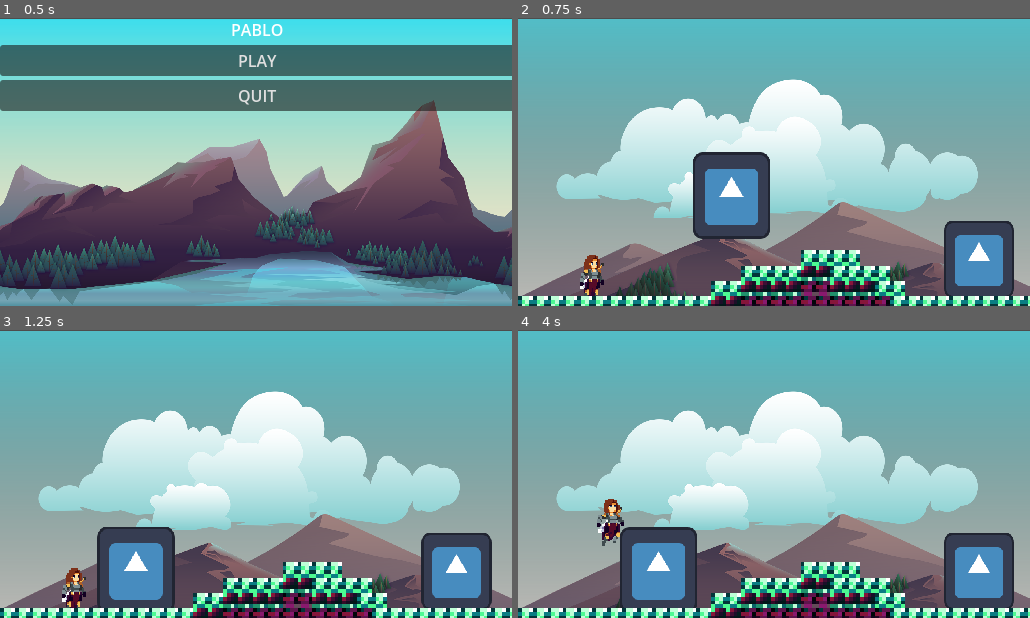
Above: before the commit, frames 1-4 (two rows, left to right).
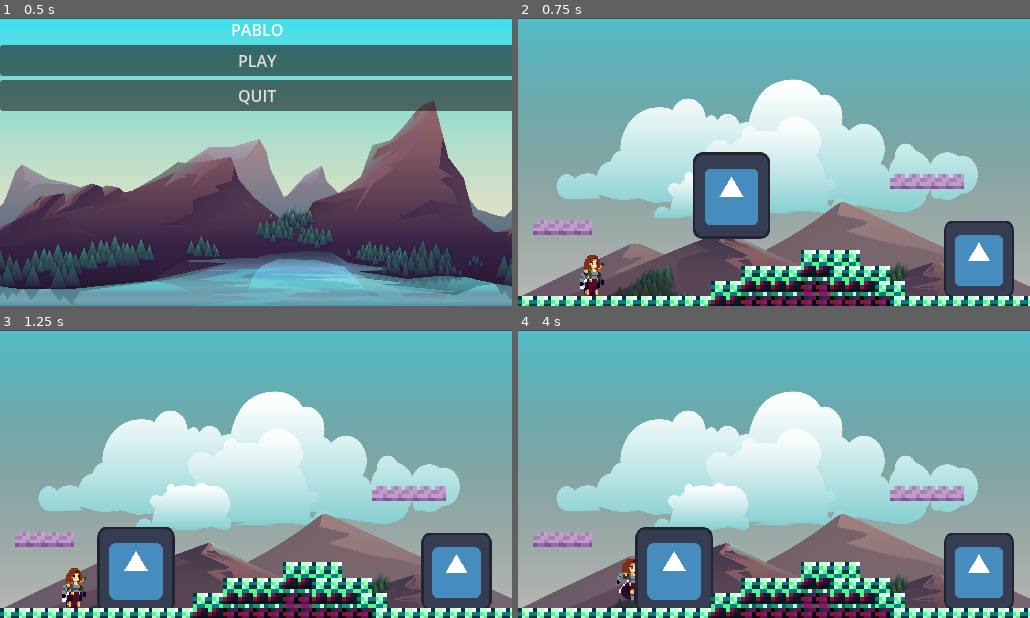
Above: after the commit, the same moments.

Repository: BaoQui/Pablo-s-Adventure
Game: Godot game, scene res://main_menu.tscn
Two runs of this game, one before a commit and one after it. Both use one fixed random seed, a clock stepped at 60 frames per second and the inputs below. The engine's default icon, where the game draws it, is replaced by a stand-in: a white triangle on a blue panel in a dark square.
Inputs:
- Up to frame 1 (0.5 s): no input
- Up to frame 2 (0.75 s): click "PLAY" at 0.5 s
- Up to frame 3 (1.25 s): no input
- Up to frame 4 (4 s): tap Enter (ui_accept) at 1.25, 1.52, 2.27, 3.77 s; hold Right (ui_right) 1.28-2.78 s; hold Left (ui_left) 2.78-3.53 s; hold Right (ui_right) from 3.53 s (still down)

Frame 1 is identical in both runs. In frame 2, 1.3% of the frame differs, in the area x 2-88%, y 54-76%; in frame 3, 1.3%; in frame 4, 4.7%, in the area x 2-88%, y 54-97%.

Commit message:
Update player.tscn

Diff:
--- a/player.tscn
+++ b/player.tscn
@@ -48,6 +48,7 @@
 [ext_resource type="Texture2D" uid="uid://gxmq6j52td8a" path="res://Assets/game_background_2/layers/clouds_3.png" id="44_bfour"]
 [ext_resource type="Texture2D" uid="uid://csem2xvryjxo4" path="res://Assets/game_background_2/layers/rocks_2.png" id="46_8gr2b"]
 [ext_resource type="Texture2D" uid="uid://b7bs4kjhgljma" path="res://Assets/5. Mine Tileset - Starter Pack 16p/Mine_Tileset_1B_16.png" id="48_vl8ci"]
+[ext_resource type="Texture2D" uid="uid://4aulsgxed2xl" path="res://Assets/5. Mine Tileset - Starter Pack 16p/Mine_Tileset_1B_Background_16.png" id="49_ieltc"]
 
 [sub_resource type="SpriteFrames" id="SpriteFrames_xry5e"]
 animations = [{
@@ -597,6 +598,400 @@
 physics_layer_0/collision_layer = 1
 sources/1 = SubResource("TileSetAtlasSource_ieltc")
 
+[sub_resource type="TileSetAtlasSource" id="TileSetAtlasSource_fddr8"]
+texture = ExtResource("49_ieltc")
+texture_region_size = Vector2i(4, 4)
+0:0/0 = 0
+0:0/0/physics_layer_0/polygon_0/points = PackedVector2Array(-2, -2, 2, -2, 2, -0.859628, -2, -0.916936)
+1:0/0 = 0
+2:0/0 = 0
+3:0/0 = 0
+4:0/0 = 0
+5:0/0 = 0
+6:0/0 = 0
+7:0/0 = 0
+8:0/0 = 0
+9:0/0 = 0
+10:0/0 = 0
+11:0/0 = 0
+12:0/0 = 0
+13:0/0 = 0
+14:0/0 = 0
+15:0/0 = 0
+16:0/0 = 0
+17:0/0 = 0
+18:0/0 = 0
+19:0/0 = 0
+20:0/0 = 0
+21:0/0 = 0
+22:0/0 = 0
+23:0/0 = 0
+0:1/0 = 0
+1:1/0 = 0
+2:1/0 = 0
+3:1/0 = 0
+4:1/0 = 0
+5:1/0 = 0
+6:1/0 = 0
+7:1/0 = 0
+8:1/0 = 0
+9:1/0 = 0
+10:1/0 = 0
+11:1/0 = 0
+12:1/0 = 0
+13:1/0 = 0
+14:1/0 = 0
+15:1/0 = 0
+16:1/0 = 0
+17:1/0 = 0
+18:1/0 = 0
+19:1/0 = 0
+20:1/0 = 0
+21:1/0 = 0
+22:1/0 = 0
+23:1/0 = 0
+0:2/0 = 0
+1:2/0 = 0
+2:2/0 = 0
+3:2/0 = 0
+4:2/0 = 0
+5:2/0 = 0
+6:2/0 = 0
+7:2/0 = 0
+8:2/0 = 0
+9:2/0 = 0
+10:2/0 = 0
+11:2/0 = 0
+12:2/0 = 0
+13:2/0 = 0
+14:2/0 = 0
+15:2/0 = 0
+16:2/0 = 0
+17:2/0 = 0
+18:2/0 = 0
+19:2/0 = 0
+20:2/0 = 0
+21:2/0 = 0
+22:2/0 = 0
+23:2/0 = 0
+0:3/0 = 0
+1:3/0 = 0
+2:3/0 = 0
+3:3/0 = 0
+4:3/0 = 0
+5:3/0 = 0
+6:3/0 = 0
+7:3/0 = 0
+8:3/0 = 0
+9:3/0 = 0
+10:3/0 = 0
+11:3/0 = 0
+12:3/0 = 0
+13:3/0 = 0
+14:3/0 = 0
+15:3/0 = 0
+16:3/0 = 0
+17:3/0 = 0
+18:3/0 = 0
+19:3/0 = 0
+20:3/0 = 0
+21:3/0 = 0
+22:3/0 = 0
+23:3/0 = 0
+0:4/0 = 0
+1:4/0 = 0
+2:4/0 = 0
+3:4/0 = 0
+4:4/0 = 0
+5:4/0 = 0
+6:4/0 = 0
+7:4/0 = 0
+8:4/0 = 0
+9:4/0 = 0
+10:4/0 = 0
+11:4/0 = 0
+12:4/0 = 0
+13:4/0 = 0
+14:4/0 = 0
+15:4/0 = 0
+16:4/0 = 0
+17:4/0 = 0
+18:4/0 = 0
+19:4/0 = 0
+20:4/0 = 0
+21:4/0 = 0
+22:4/0 = 0
+23:4/0 = 0
+0:5/0 = 0
+1:5/0 = 0
+2:5/0 = 0
+3:5/0 = 0
+4:5/0 = 0
+5:5/0 = 0
+6:5/0 = 0
+7:5/0 = 0
+8:5/0 = 0
+9:5/0 = 0
+10:5/0 = 0
+11:5/0 = 0
+12:5/0 = 0
+13:5/0 = 0
+14:5/0 = 0
+15:5/0 = 0
+16:5/0 = 0
+17:5/0 = 0
+18:5/0 = 0
+19:5/0 = 0
+20:5/0 = 0
+21:5/0 = 0
+22:5/0 = 0
+23:5/0 = 0
+0:6/0 = 0
+1:6/0 = 0
+2:6/0 = 0
+3:6/0 = 0
+4:6/0 = 0
+5:6/0 = 0
+6:6/0 = 0
+7:6/0 = 0
+8:6/0 = 0
+9:6/0 = 0
+10:6/0 = 0
+11:6/0 = 0
+12:6/0 = 0
+13:6/0 = 0
+14:6/0 = 0
+15:6/0 = 0
+16:6/0 = 0
+17:6/0 = 0
+18:6/0 = 0
+19:6/0 = 0
+20:6/0 = 0
+21:6/0 = 0
+22:6/0 = 0
+23:6/0 = 0
+0:7/0 = 0
+1:7/0 = 0
+2:7/0 = 0
+3:7/0 = 0
+4:7/0 = 0
+5:7/0 = 0
+6:7/0 = 0
+7:7/0 = 0
+8:7/0 = 0
+9:7/0 = 0
+10:7/0 = 0
+11:7/0 = 0
+12:7/0 = 0
+13:7/0 = 0
+14:7/0 = 0
+15:7/0 = 0
+16:7/0 = 0
+17:7/0 = 0
+18:7/0 = 0
+19:7/0 = 0
+20:7/0 = 0
+21:7/0 = 0
+22:7/0 = 0
+23:7/0 = 0
+0:8/0 = 0
+1:8/0 = 0
+2:8/0 = 0
+3:8/0 = 0
+4:8/0 = 0
+5:8/0 = 0
+6:8/0 = 0
+7:8/0 = 0
+8:8/0 = 0
+9:8/0 = 0
+10:8/0 = 0
+11:8/0 = 0
+12:8/0 = 0
+13:8/0 = 0
+14:8/0 = 0
+15:8/0 = 0
+16:8/0 = 0
+17:8/0 = 0
+18:8/0 = 0
+19:8/0 = 0
+20:8/0 = 0
+21:8/0 = 0
+22:8/0 = 0
+23:8/0 = 0
+0:9/0 = 0
+1:9/0 = 0
+2:9/0 = 0
+3:9/0 = 0
+4:9/0 = 0
+5:9/0 = 0
+6:9/0 = 0
+7:9/0 = 0
+8:9/0 = 0
+9:9/0 = 0
+10:9/0 = 0
+11:9/0 = 0
+12:9/0 = 0
+13:9/0 = 0
+14:9/0 = 0
+15:9/0 = 0
+16:9/0 = 0
+17:9/0 = 0
+18:9/0 = 0
+19:9/0 = 0
+20:9/0 = 0
+21:9/0 = 0
+22:9/0 = 0
+23:9/0 = 0
+0:10/0 = 0
+1:10/0 = 0
+2:10/0 = 0
+3:10/0 = 0
+4:10/0 = 0
+5:10/0 = 0
+6:10/0 = 0
+7:10/0 = 0
+8:10/0 = 0
+9:10/0 = 0
+10:10/0 = 0
+11:10/0 = 0
+12:10/0 = 0
+13:10/0 = 0
+14:10/0 = 0
+15:10/0 = 0
+16:10/0 = 0
+17:10/0 = 0
+18:10/0 = 0
+19:10/0 = 0
+20:10/0 = 0
+21:10/0 = 0
+22:10/0 = 0
+23:10/0 = 0
+0:11/0 = 0
+1:11/0 = 0
+2:11/0 = 0
+3:11/0 = 0
+4:11/0 = 0
+5:11/0 = 0
+6:11/0 = 0
+7:11/0 = 0
+8:11/0 = 0
+9:11/0 = 0
+10:11/0 = 0
+11:11/0 = 0
+12:11/0 = 0
+13:11/0 = 0
+14:11/0 = 0
+15:11/0 = 0
+16:11/0 = 0
+17:11/0 = 0
+18:11/0 = 0
+19:11/0 = 0
+20:11/0 = 0
+21:11/0 = 0
+22:11/0 = 0
+23:11/0 = 0
+0:12/0 = 0
+1:12/0 = 0
+2:12/0 = 0
+3:12/0 = 0
+4:12/0 = 0
+5:12/0 = 0
+6:12/0 = 0
+7:12/0 = 0
+8:12/0 = 0
+9:12/0 = 0
+10:12/0 = 0
+11:12/0 = 0
+12:12/0 = 0
+13:12/0 = 0
+14:12/0 = 0
+15:12/0 = 0
+16:12/0 = 0
+17:12/0 = 0
+18:12/0 = 0
+19:12/0 = 0
+20:12/0 = 0
+21:12/0 = 0
+22:12/0 = 0
+23:12/0 = 0
+0:13/0 = 0
+1:13/0 = 0
+2:13/0 = 0
+3:13/0 = 0
+4:13/0 = 0
+5:13/0 = 0
+6:13/0 = 0
+7:13/0 = 0
+8:13/0 = 0
+9:13/0 = 0
+10:13/0 = 0
+11:13/0 = 0
+12:13/0 = 0
+13:13/0 = 0
+14:13/0 = 0
+15:13/0 = 0
+16:13/0 = 0
+17:13/0 = 0
+18:13/0 = 0
+19:13/0 = 0
+20:13/0 = 0
+21:13/0 = 0
+22:13/0 = 0
+23:13/0 = 0
+0:14/0 = 0
+1:14/0 = 0
+2:14/0 = 0
+3:14/0 = 0
+4:14/0 = 0
+5:14/0 = 0
+6:14/0 = 0
+7:14/0 = 0
+8:14/0 = 0
+9:14/0 = 0
+10:14/0 = 0
+11:14/0 = 0
+12:14/0 = 0
+13:14/0 = 0
+14:14/0 = 0
+15:14/0 = 0
+16:14/0 = 0
+17:14/0 = 0
+18:14/0 = 0
+19:14/0 = 0
+20:14/0 = 0
+21:14/0 = 0
+22:14/0 = 0
+23:14/0 = 0
+0:15/0 = 0
+1:15/0 = 0
+2:15/0 = 0
+3:15/0 = 0
+4:15/0 = 0
+5:15/0 = 0
+6:15/0 = 0
+7:15/0 = 0
+8:15/0 = 0
+9:15/0 = 0
+10:15/0 = 0
+11:15/0 = 0
+12:15/0 = 0
+13:15/0 = 0
+14:15/0 = 0
+15:15/0 = 0
+16:15/0 = 0
+17:15/0 = 0
+18:15/0 = 0
+19:15/0 = 0
+20:15/0 = 0
+21:15/0 = 0
+22:15/0 = 0
+23:15/0 = 0
+
+[sub_resource type="TileSet" id="TileSet_oybyf"]
+tile_size = Vector2i(4, 4)
+physics_layer_0/collision_layer = 1
+sources/2 = SubResource("TileSetAtlasSource_fddr8")
+
 [node name="Node2D" type="Node2D"]
 position = Vector2(159, 94)
 scale = Vector2(2.47984, 2.54137)
@@ -749,4 +1144,8 @@
 tile_map_data = PackedByteArray("AADw/woAAQABAAAAAADx/woAAQABAAAAAADy/woAAQABAAAAAADz/woAAQABAAAAAAD0/woAAQABAAAAAAD1/w …(1472 unchanged characters)…
 tile_set = SubResource("TileSet_fddr8")
 
+[node name="TileMapLayer2" type="TileMapLayer" parent="."]
+tile_map_data = PackedByteArray("AADx/wQAAgAAAAAAAADy/wQAAgAAAAAAAADz/wQAAgAAAAAAAAD0/wQAAgAAAAAAAAAJAAEAAgAAAAAAAAAKAAEAAgAAAAAAAAALAAEAAgAAAAAAAAAMAAEAAgAAAAAAAAANAAEAAgAAAAAAAAA=")
+tile_set = SubResource("TileSet_oybyf")
+
 [connection signal="body_entered" from="Player/PunchHitbox" to="Player" method="_on_punch_hitbox_body_entered"]
Not shown: 1 places in player.tscn that only renumber resources
